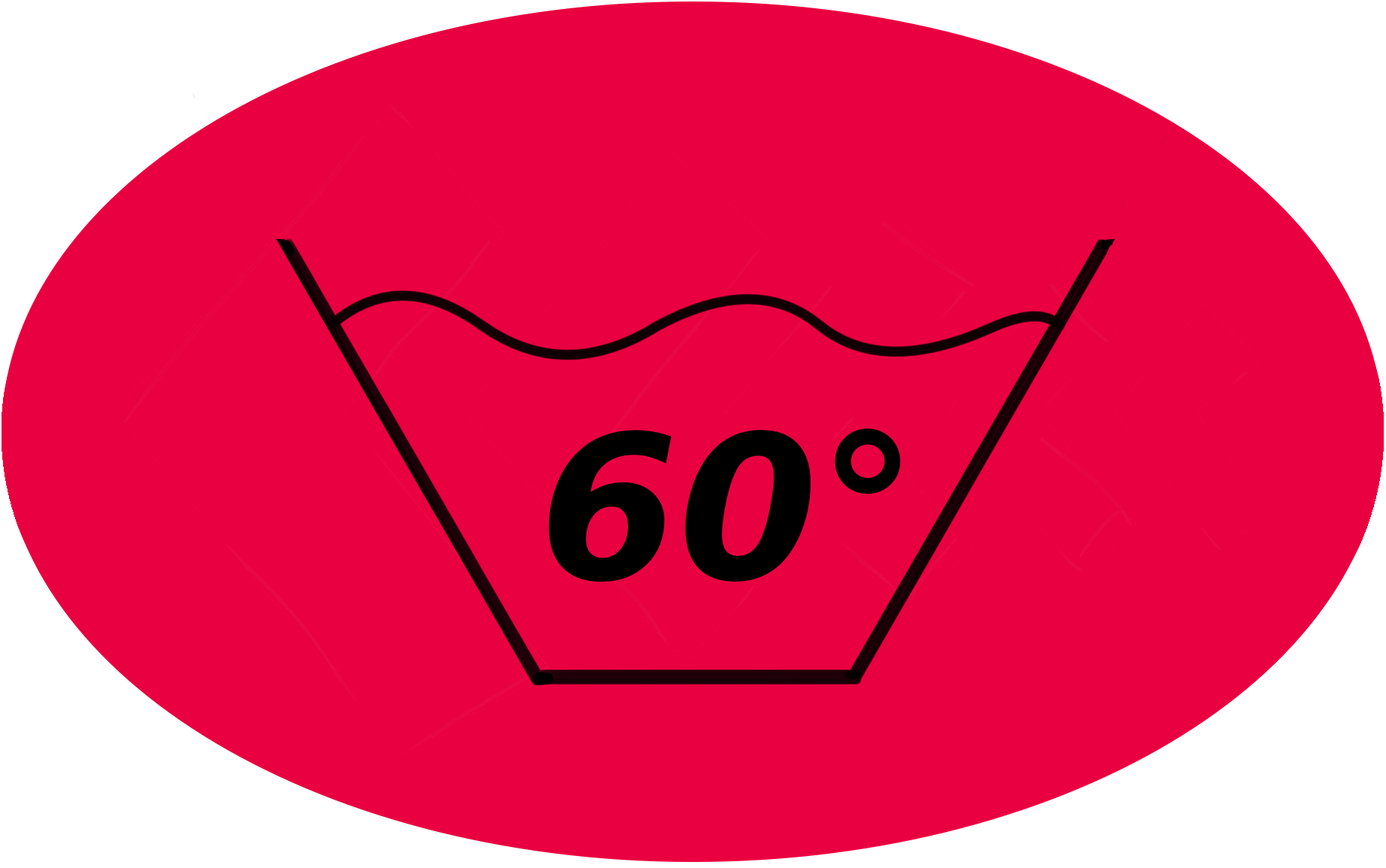
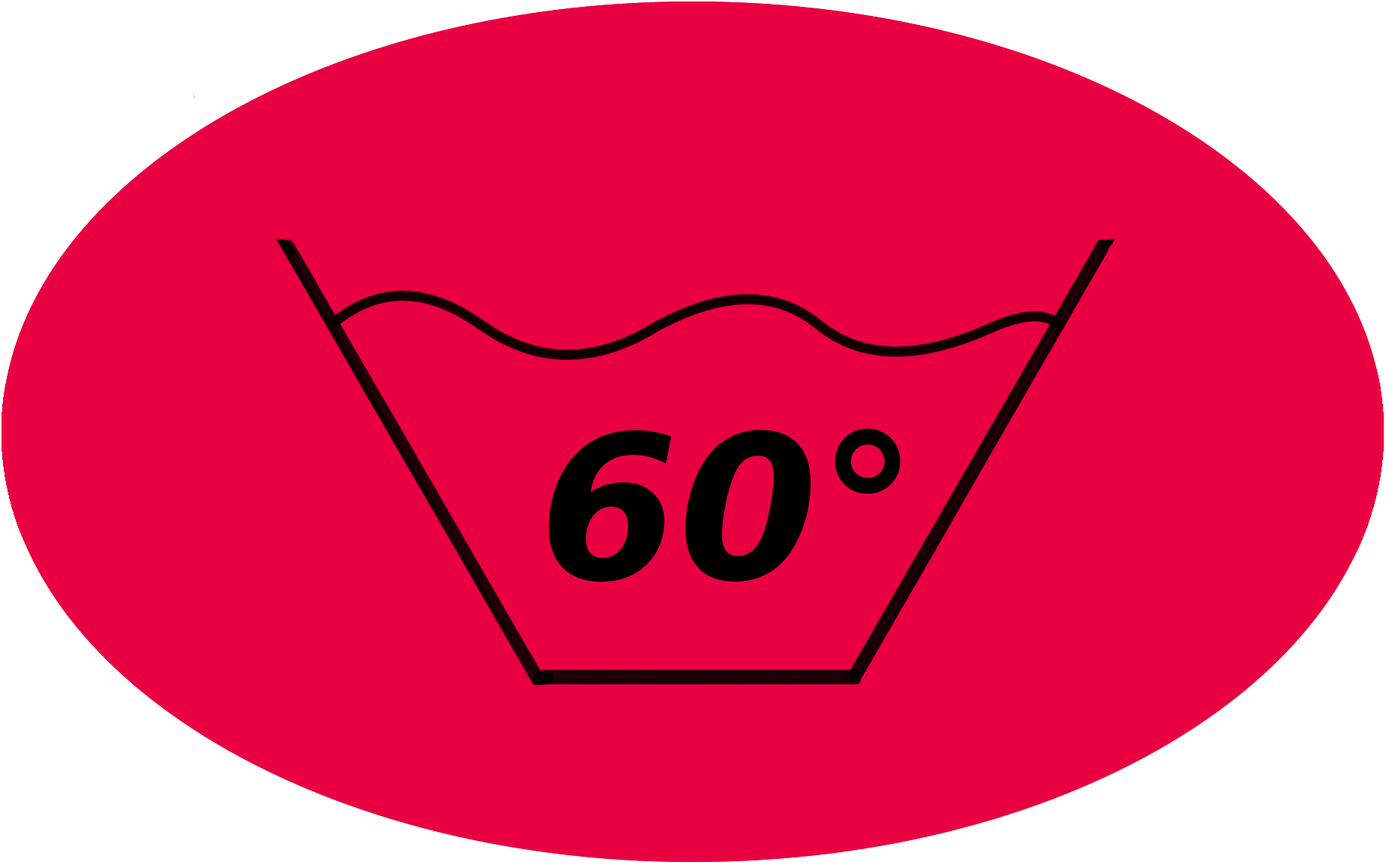
Comparing the layer stacks of the two w=1386, h=868 images. Changes:
added layer "Sichtbar" above "Vektorebene 1" over (x1=3, y1=1, x2=1381, y2=862)
painted on "Ebene 3" over (x1=143, y1=50, x2=1202, y2=724)
painted on "Ebene 2" over (x1=3, y1=1, x2=1381, y2=862)
